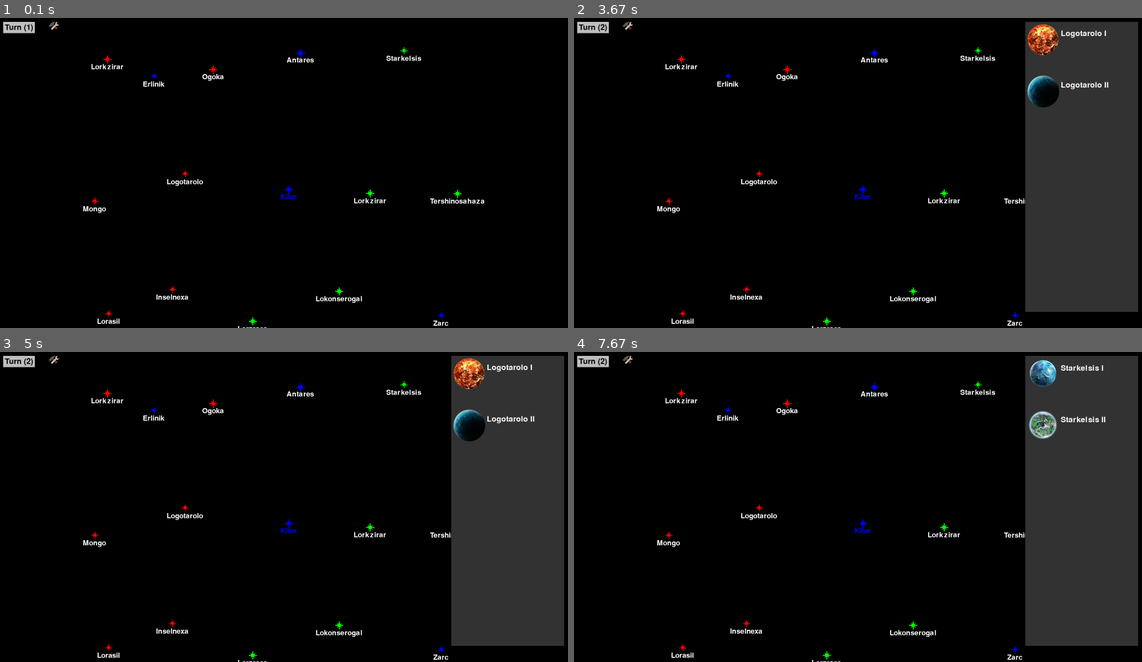
Above: before the commit, frames 1-4 (two rows, left to right).
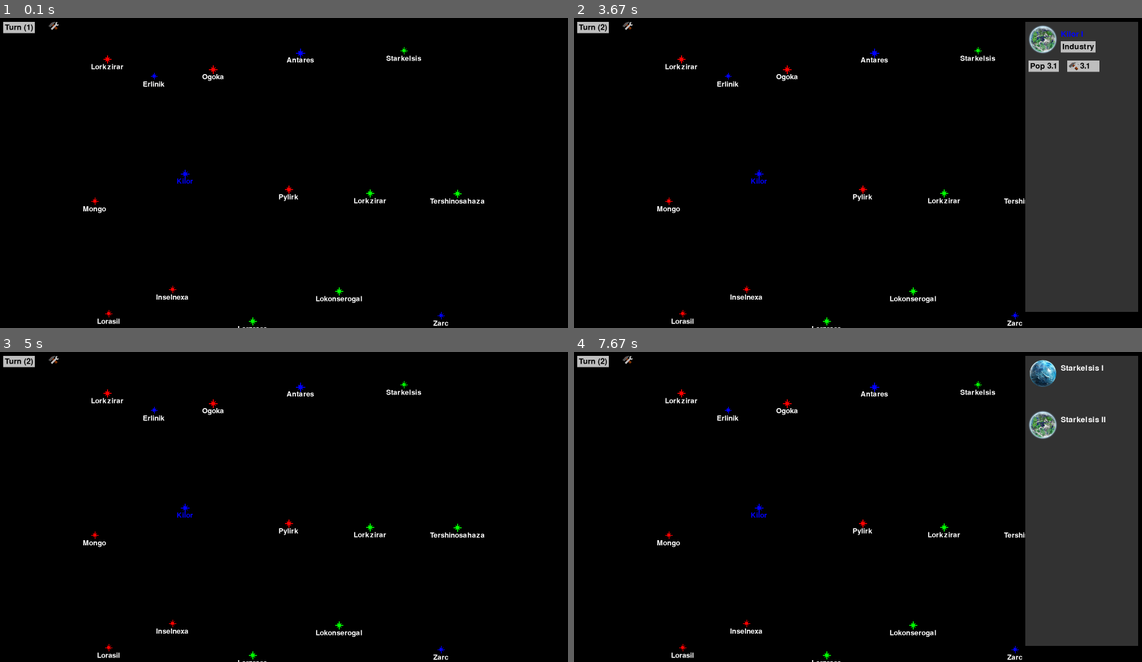
Above: after the commit, the same moments.

Repository: samwheel/KingOfTheGalaxy
Game: pygame game, started from main.py
Same seed, same stepped clock (60 frames per second), same inputs: the game is played once before the commit and once after it.
Inputs (mouse positions are in pixels of both pictures, inside the frame that each line leads up to):
- Up to frame 1 (0.1 s): no input
- Up to frame 2 (3.67 s): press the mouse at (869, 188) at 0.37 s; move the mouse to (795, 179) at 0.47 s; release the mouse at (727, 169) at 0.6 s; click (625, 24) at 0.72 s; press the mouse at (875, 61) at 1.03 s; move the mouse to (903, 107) at 1.13 s; release the mouse at (937, 154) at 1.27 s; press the mouse at (767, 284) at 1.37 s; move the mouse to (789, 281) at 1.47 s; release the mouse at (812, 278) at 1.6 s; press the mouse at (784, 76) at 1.7 s; move the mouse to (789, 98) at 1.8 s; release the mouse at (789, 120) at 1.93 s; press the mouse at (823, 321) at 2.03 s; move the mouse to (954, 278) at 2.13 s; release the mouse at (1079, 231) at 2.27 s; press the mouse at (727, 83) at 2.37 s; move the mouse to (903, 135) at 2.47 s; release the mouse at (1085, 191) at 2.6 s; press the mouse at (625, 24) at 2.7 s; move the mouse to (733, 151) at 2.8 s; release the mouse at (840, 278) at 2.93 s; click (591, 27) at 3.05 s; press the mouse at (761, 179) at 3.37 s; move the mouse to (880, 185) at 3.47 s; release the mouse at (1005, 191) at 3.6 s
- Up to frame 3 (5 s): click (170, 516) at 3.72 s
- Up to frame 4 (7.67 s): click (971, 386) at 7.55 s

The runs differ from the first frame. In frame 1, 0.2% of the frame differs, in the area x 29-53%, y 48-60%; in frame 2, 1.9%; in frame 3, 19%, in the area x 29-100%, y 1-95%; in frame 4, 0.2%.

Commit message:
Created moveable ships.

Diff:
--- a/main.py
+++ b/main.py
@@ -20,7 +20,6 @@
 from src.create_races import create_races
 from src.resource_helper import resourcePath
 from src.star import Star
-from src.ship import Ship
 
 def random_star_name() -> str:
     name_list:list[str] = []
@@ -48,7 +47,7 @@
         current_position = (current_position[0] + randint(150, 350), current_position[1])
         stars.append(Star(random_star_name(), (current_position[0] + randint(-50, 50), current_position[1] + randint(-50, 150)), [Planet("", choice(planet_types)) for _ in range(randint(0, 3))]))
 
-homeplanet_index: int = randint(0, len(stars))
+homeplanet_index: int = randint(0, len(stars) - 1)
 stars[homeplanet_index] = Star(random_star_name(), stars[homeplanet_index].position, [player_empire.planets[0]])
 
 view_controller = ViewController()
@@ -101,6 +100,8 @@
                 for planet in clicked_star.planets:
                     view_controller.planet_view_group.append(planet)
                 view_controller.show_planet_view = True
+                if isinstance(view_controller.current_view, ShipCommandView):
+                    view_controller.current_view.ship.destination = clicked_star
             except IndexError as e:
                 if event.pos[0] > 200 and event.pos[0] < 1400:
                     if view_controller.current_view == None:
--- a/src/build_handler.py
+++ b/src/build_handler.py
@@ -43,7 +43,8 @@
                 self.__build_list[build_index] = (building, new_build_industry + build_industry)
             else:
                 if isinstance(building, Ship):
-                    self.empire.ships.append(building.clone())
+                    ship: Ship = building.clone()
+                    self.empire.add_ship(ship)
                 elif isinstance(building, Building):
                     building.location.buildings.append(building)
                 self.__build_list.remove((building, build_industry))
--- a/src/empire.py
+++ b/src/empire.py
@@ -30,3 +30,7 @@
         self.planets.append(planet)
         self.year_handler.add_observer(planet)
         planet.empire = self
+
+    def add_ship(self, ship: Ship) -> None:
+        self.ships.append(ship)
+        self.year_handler.add_observer(ship)
--- a/src/ship.py
+++ b/src/ship.py
@@ -2,6 +2,7 @@
 
 from src.buildings import Buildable
 from src.star import Star
+from src.observer import Observer
 
 class ShipPart:
     def __init__(self, speed_bonus: int, armor_bonus: int, shield_bonus: int, damage_bonus: int, fuel_bonus: int, cost: int, build_max_amount: int) -> None:
@@ -13,13 +14,17 @@
         self.cost: int = cost
         self.build_max_amount: int = build_max_amount
 
-class Ship(Buildable):
+class Ship(Buildable, Observer):
     def __init__(self, name: str, parts: list[ShipPart], location: Star | tuple[int, int] | None = None) -> None:
         super().__init__(location, name, reduce(lambda x, y: x + y, [part.cost for part in parts]), reduce(lambda x, y: max(x, y), [part.build_max_amount for part in parts]))
         self.parts: list[ShipPart] = parts
         self.current_fuel: int = self.fuel
         self.location: Star | tuple[int, int] | None = location
         self.destination: Star | tuple[int, int] | None = None
+
+    def observer_update(self) -> None:
+        if self.location != self.destination and self.destination != None:
+            self.location = self.destination
 
     def clone(self) -> 'Ship':
         return Ship(self.name, self.parts.copy(), self.location)
--- a/src/star.py
+++ b/src/star.py
@@ -13,3 +13,6 @@
             planet.star = self
         self.color: str = choice(["red", "green", "blue"])
         self.radius: int = randint(10, 15)
+
+    def __str__(self) -> str:
+        return self.name
--- a/view/ship.py
+++ b/view/ship.py
@@ -5,6 +5,7 @@
 from src.observer import Observer
 
 from view.ship_command import ShipCommandView
+from view.view_control_interface import ViewControlInterface
 
 class ShipView(pygame.sprite.Sprite, Observer):
     def __init__(self, ship: Ship, empire: Empire) -> None:
@@ -24,24 +25,21 @@
         else:
             self.position = (0, 0)
 
-    def observer_update(self, view_controller = None) -> None:
-        if self.ship.location != self.ship.destination and self.ship.destination is not None:
-            self.ship.location = self.ship.destination
-            self.update_position()
-
+    def observer_update(self, view_controller: ViewControlInterface|None = None) -> None:
         if self.ship.location == self.ship.destination:
             self.ship.destination = None
+
+        if self.ship.location != self.position:
+            self.update_position()
 
         if self.ship.location is None:
             self.position = (0, 0)
 
-        surface = pygame.Surface((30, 30), pygame.SRCALPHA)
-        self.draw(surface)
-
-        if surface.get_rect().collidepoint(pygame.mouse.get_pos()):
+        if abs(pygame.mouse.get_pos()[0] - self.position[0] - 12) < 20 and abs(pygame.mouse.get_pos()[1] - self.position[1] + 45) < 20:
             if pygame.mouse.get_pressed()[0]:
-                ship_command_view = ShipCommandView(self.ship)
-                view_controller.current_view = ship_command_view
+                if view_controller:
+                    ship_command_view = ShipCommandView(self.ship)
+                    view_controller.current_view = ship_command_view
 
 
     def draw(self, surface: pygame.Surface) -> None:
--- a/view/ship_command.py
+++ b/view/ship_command.py
@@ -9,15 +9,21 @@
         super().__init__()
         self.ship: Ship = ship
 
+    def observer_update(self) -> None:
+        pass
+
     def draw(self, surface: pygame.Surface) -> None:
         font = pygame.font.Font(None, 30)
-        lines = [
+        lines: list[str] = [
             f"Ship Command",
             f"-------------",
             f"Location: {self.ship.location}",
             f"Destination: {self.ship.destination}",
             f"Speed: {self.ship.speed}",
         ]
+
+        pygame.draw.rect(surface, "darkgray", pygame.Rect(0, 90, 400, len(lines) * 30 + 20))
+
         for i, line in enumerate(lines):
             text_surf: pygame.Surface = font.render(line, True, pygame.Color("white"))
-            surface.blit(text_surf, (10, 10 + i * 30))
+            surface.blit(text_surf, (10, 100 + i * 30))
--- a/view/view_control.py
+++ b/view/view_control.py
@@ -4,13 +4,14 @@
 from view.ship import ShipView
 from view.star import StarView
 from view.screens import Screen
+from view.view_control_interface import ViewControlInterface
 
 from src.planet import Planet
 from src.star import Star
 
-class ViewController:
+class ViewController(ViewControlInterface):
     def __init__(self) -> None:
-        self.current_view: Screen | None = None
+        super().__init__()
         self.show_planet_view: bool = False
         self.planet_view_group: list[Planet] = []
 
--- /dev/null
+++ b/view/view_control_interface.py
@@ -0,0 +1,10 @@
+from src.star import Star
+
+from view.screens import Screen
+
+class ViewControlInterface:
+    def __init__(self) -> None:
+        self.current_view: Screen|None = None
+
+    def update_views(self, stars: list[Star], player_empire, screen, widgets) -> None:
+        pass
